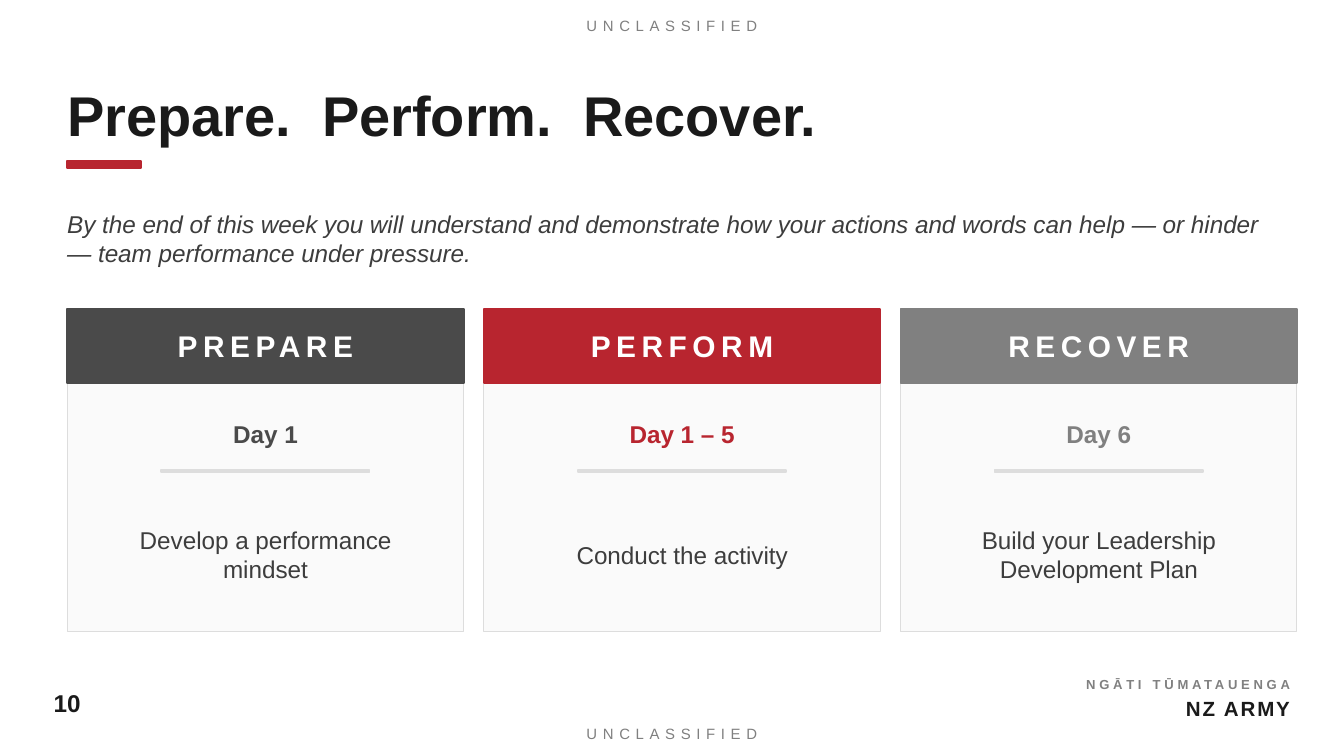
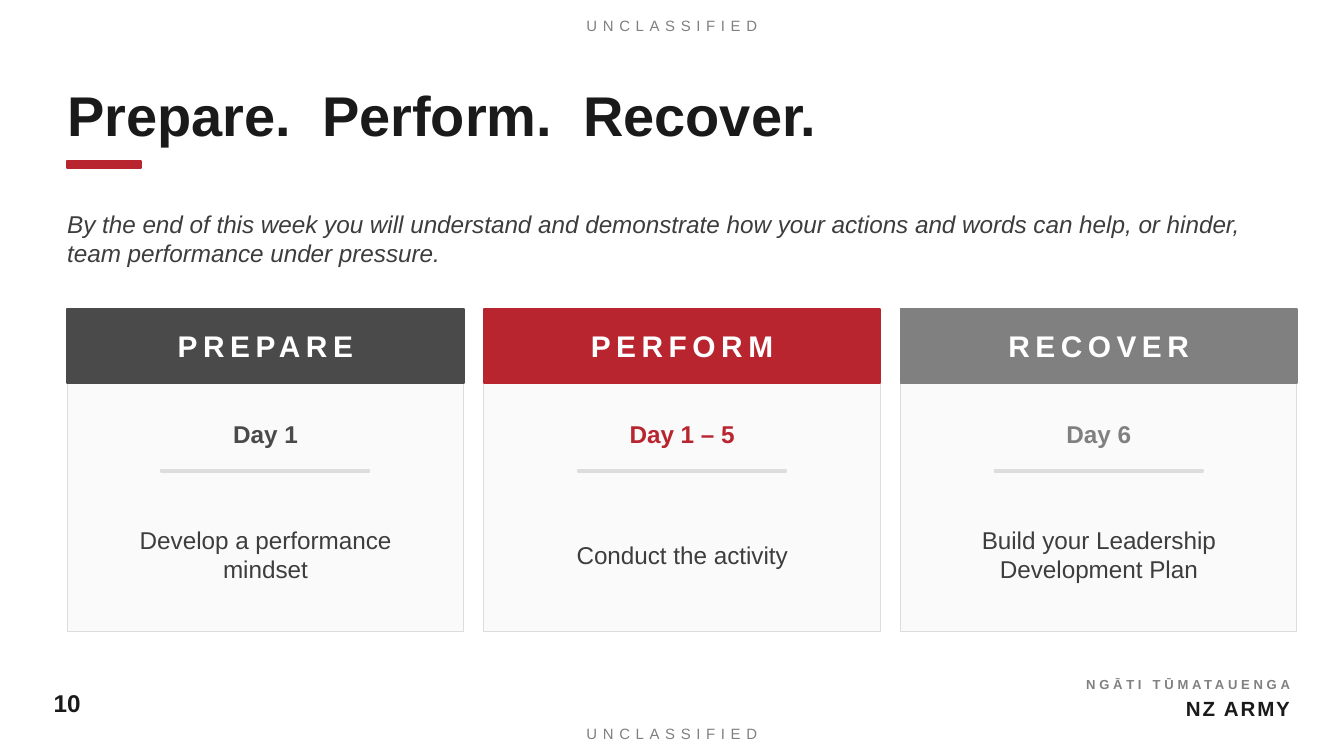
Before and after one commit to TacEdge/PUP, a slide deck: slide 10 of output/ci-opening-address-lead-teams.pptx. Drawn at 1344x756 pixels with LibreOffice and Linux fonts; fonts in the diff are those of the drawing. Boxes give left, top, right and bottom in pixels: in the first picture for what was removed or moved away, otherwise in the second. Text is boxed around its words. In the diff, an @@ line names an element or a change of style, - is before the commit and + after.

```diff
--- a/output/ci-opening-address-lead-teams.pptx
+++ b/output/ci-opening-address-lead-teams.pptx
@@ text at (67,215,1240,267): text changed @@
-By the end of this week you will understand and demonstrate how your actions and words can help — or hinder — team performance under pressure.
+By the end of this week you will understand and demonstrate how your actions and words can help, or hinder, team performance under pressure.
```
Also in this commit, not shown: 7 other slides changed, 1 other file.
